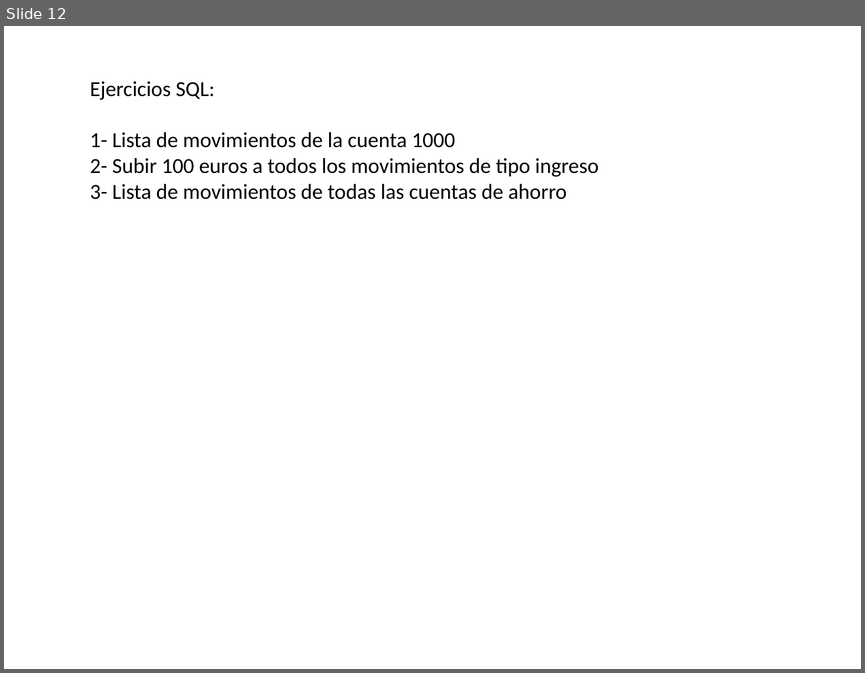
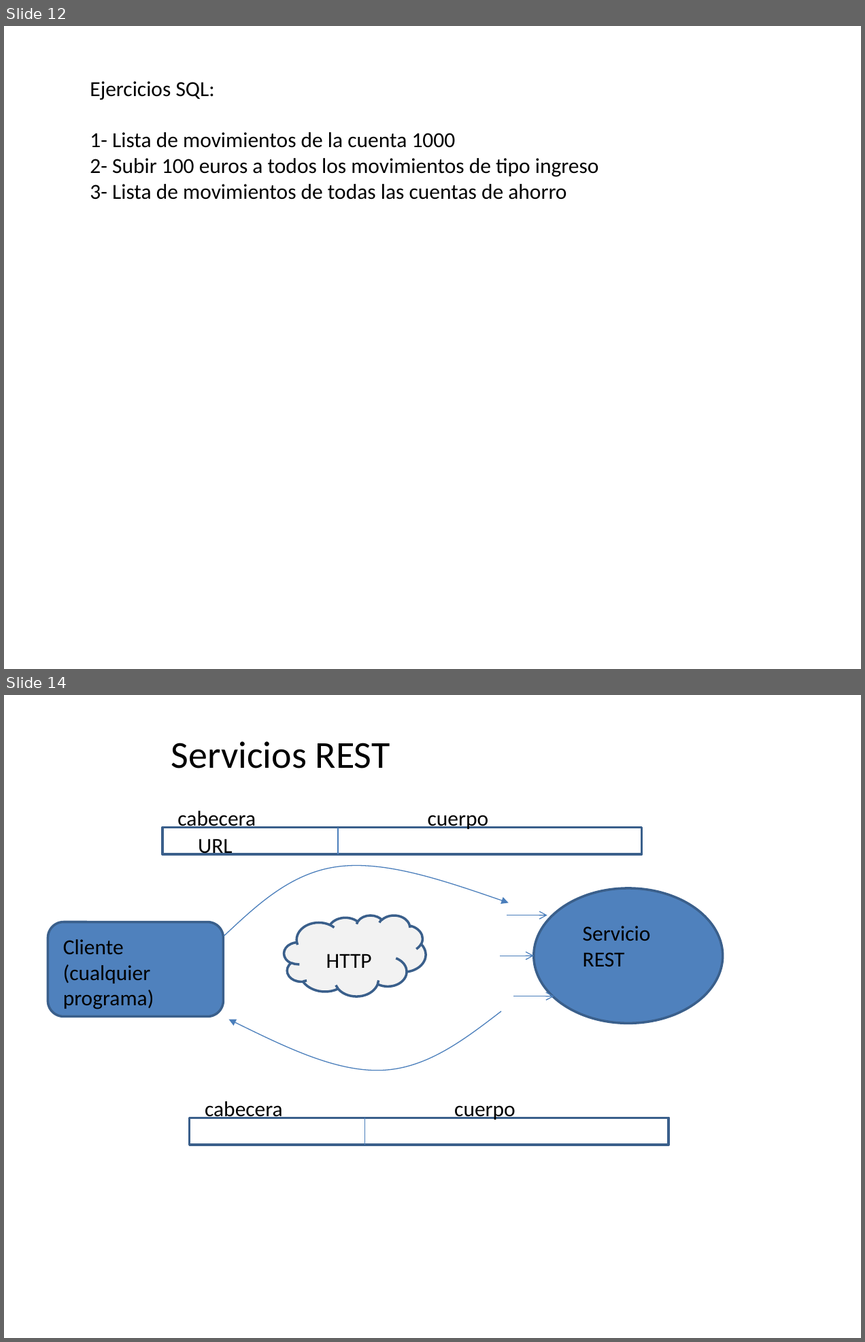
Before and after one commit to amartinsierra/angular2025, a slide deck: pizarra.pptx. Shown one above the other, each under a label of ours: slide 12 before the commit, slides 12 and 14 after it; the slides between them are not shown. The pictures are 865x673 and 865x1342 pixels, drawn with LibreOffice and Linux fonts; fonts in the diff are those of the drawing. Boxes give left, top, right and bottom in pixels: in the first picture for what was removed or moved away, otherwise in the second. Text is boxed around its words. In the diff, an @@ line names an element or a change of style, - is before the commit and + after.

```diff
--- a/pizarra.pptx
+++ b/pizarra.pptx
@@ slide 14 added at (x1=4, y1=695, x2=861, y2=1338), background #FFFFFF @@
@@ text added at (x1=171, y1=741, x2=390, y2=768), 32 pt, text #000000 @@
+Servicios REST
@@ text added at (x1=177, y1=811, x2=256, y2=828), 18 pt, text #000000 @@
+cabecera
@@ text added at (x1=428, y1=815, x2=489, y2=829), 18 pt, text #000000 @@
+cuerpo
@@ rectangle added at (x1=162, y1=828, x2=641, y2=854), outline #3A5F8C 2 pt @@
@@ line added from (338, 828) to (338, 854), #4B7EBC 0.75 pt @@
@@ text added at (x1=198, y1=838, x2=232, y2=855), 18 pt, text #000000 @@
+URL
@@ freeform shape added at (x1=224, y1=861, x2=509, y2=936), outline #4B7EBC 0.75 pt @@
@@ ellipse added at (x1=534, y1=888, x2=722, y2=1022), fill #4F81BD, outline #3A5F8C 2 pt @@
@@ cloud added at (x1=284, y1=915, x2=426, y2=996), fill #F2F2F2, outline #3A5F8C 2 pt @@
@@ arrow added from (507, 915) to (547, 915), #4B7EBC 0.75 pt @@
@@ rounded rectangle added at (x1=48, y1=922, x2=224, y2=1016), fill #4F81BD, outline #3A5F8C 2 pt @@
@@ text added at (x1=63, y1=939, x2=154, y2=1009), 18 pt, text #000000 @@
+Cliente (cualquier programa)
@@ text added at (x1=583, y1=926, x2=651, y2=966), 18 pt, text #000000 @@
+Servicio REST
@@ text added at (x1=326, y1=953, x2=372, y2=968), 18 pt, text #000000 @@
+HTTP
@@ arrow added from (500, 955) to (534, 955), #4B7EBC 0.75 pt @@
@@ arrow added from (513, 996) to (554, 996), #4B7EBC 0.75 pt @@
@@ freeform shape added at (x1=228, y1=1011, x2=501, y2=1071), outline #4B7EBC 0.75 pt @@
@@ text added at (x1=205, y1=1101, x2=283, y2=1119), 18 pt, text #000000 @@
+cabecera
@@ rectangle added at (x1=190, y1=1117, x2=669, y2=1144), outline #3A5F8C 2 pt @@
@@ line added from (364, 1117) to (364, 1145), #4B7EBC 0.75 pt @@
@@ text added at (x1=454, y1=1105, x2=515, y2=1119), 18 pt, text #000000 @@
+cuerpo
```
Also in this commit, not shown: 1 other slide added, 16 other files.
